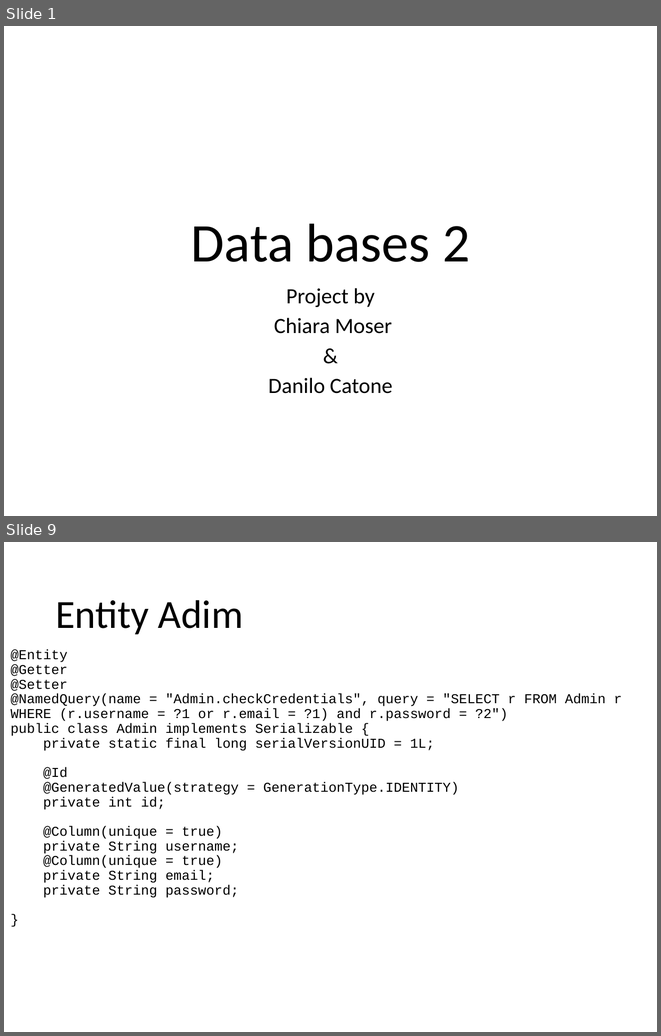
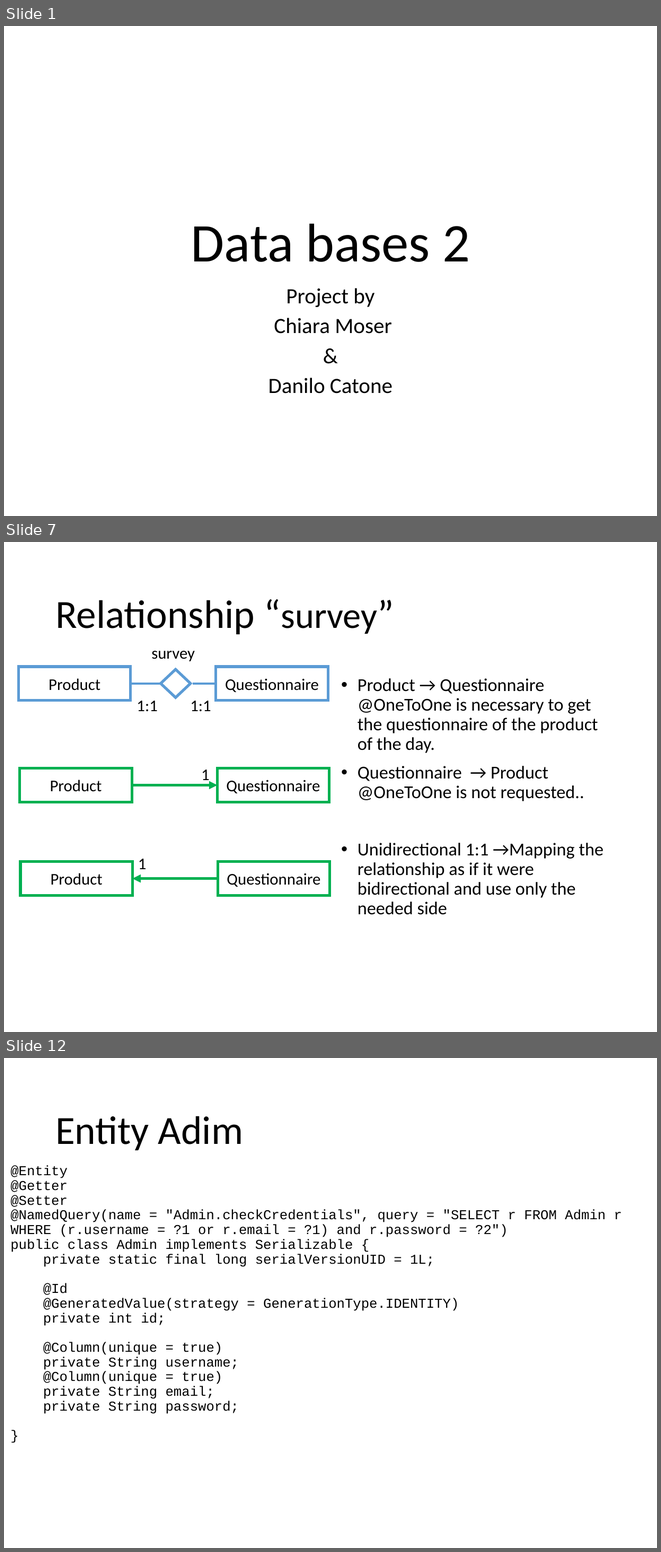
Before and after one commit to catonzio/DB2project, a slide deck: DB2project.pptx. Shown one above the other, each under a label of ours: slides 1 and 9 before the commit, slides 1, 7 and 12 after it; the slides between them are not shown. The pictures are 661x1036 and 661x1552 pixels, drawn with LibreOffice and Linux fonts; fonts in the diff are those of the drawing. Boxes give left, top, right and bottom in pixels: in the first picture for what was removed or moved away, otherwise in the second. Text is boxed around its words. In the diff, an @@ line names an element or a change of style, - is before the commit and + after.

Commit message:
Update Presentation and corrected some relations

```diff
--- a/DB2project.pptx
+++ b/DB2project.pptx
@@ slide 7 added at bbox=[4, 542, 657, 1032], background #FFFFFF @@
@@ title added at bbox=[55, 600, 378, 634], 44 pt, text #000000 @@
+Relationship “survey”
@@ text added at bbox=[151, 651, 195, 661], 18 pt, text #000000 @@
+survey
@@ rectangle added at bbox=[18, 667, 131, 700], fill #FFFFFF, outline #5B9BD5 3 pt, 18 pt, text #000000 @@
+Product
@@ rectangle added at bbox=[216, 667, 328, 700], fill #FFFFFF, outline #5B9BD5 3 pt, 18 pt, text #000000 @@
+Questionnaire
@@ line added from (161, 684) to (131, 684), #5B9BD5 2.25 pt @@
@@ diamond added at bbox=[160, 670, 191, 698], fill #FFFFFF, outline #5B9BD5 3 pt @@
@@ line added from (216, 684) to (193, 684), #5B9BD5 2.25 pt @@
@@ text added at bbox=[358, 678, 603, 915], 20 pt, text #000000 @@
+• Product → Questionnaire @OneToOne is necessary to get the questionnaire of the product of the day.
+• Questionnaire → Product @OneToOne is not requested..
+• Unidirectional 1:1 →Mapping the relationship as if it were bidirectional and use only the needed side
@@ text added at bbox=[136, 700, 157, 711], 18 pt, text #000000 @@
+1:1
@@ text added at bbox=[190, 700, 211, 711], 18 pt, text #000000 @@
+1:1
@@ rectangle added at bbox=[20, 768, 132, 802], outline #00B050 3 pt, 18 pt, text #000000 @@
+Product
@@ text added at bbox=[201, 769, 210, 784], 18 pt, text #000000 @@
+1
@@ rectangle added at bbox=[218, 768, 330, 802], outline #00B050 3 pt, 18 pt, text #000000 @@
+Questionnaire
@@ arrow added from (132, 785) to (218, 785), #00B050 3 pt @@
@@ text added at bbox=[138, 858, 147, 869], 18 pt, text #000000 @@
+1
@@ rectangle added at bbox=[20, 861, 133, 896], outline #00B050 3 pt, 18 pt, text #000000 @@
+Product
@@ rectangle added at bbox=[218, 861, 330, 896], outline #00B050 3 pt, 18 pt, text #000000 @@
+Questionnaire
@@ arrow added from (218, 878) to (133, 878), #00B050 3 pt @@
@@ what was slide 9 is now slide 12 @@
```
Also in this commit, not shown: 3 slides changed, 6 other slides added, 5 slides removed, 5 other files.
